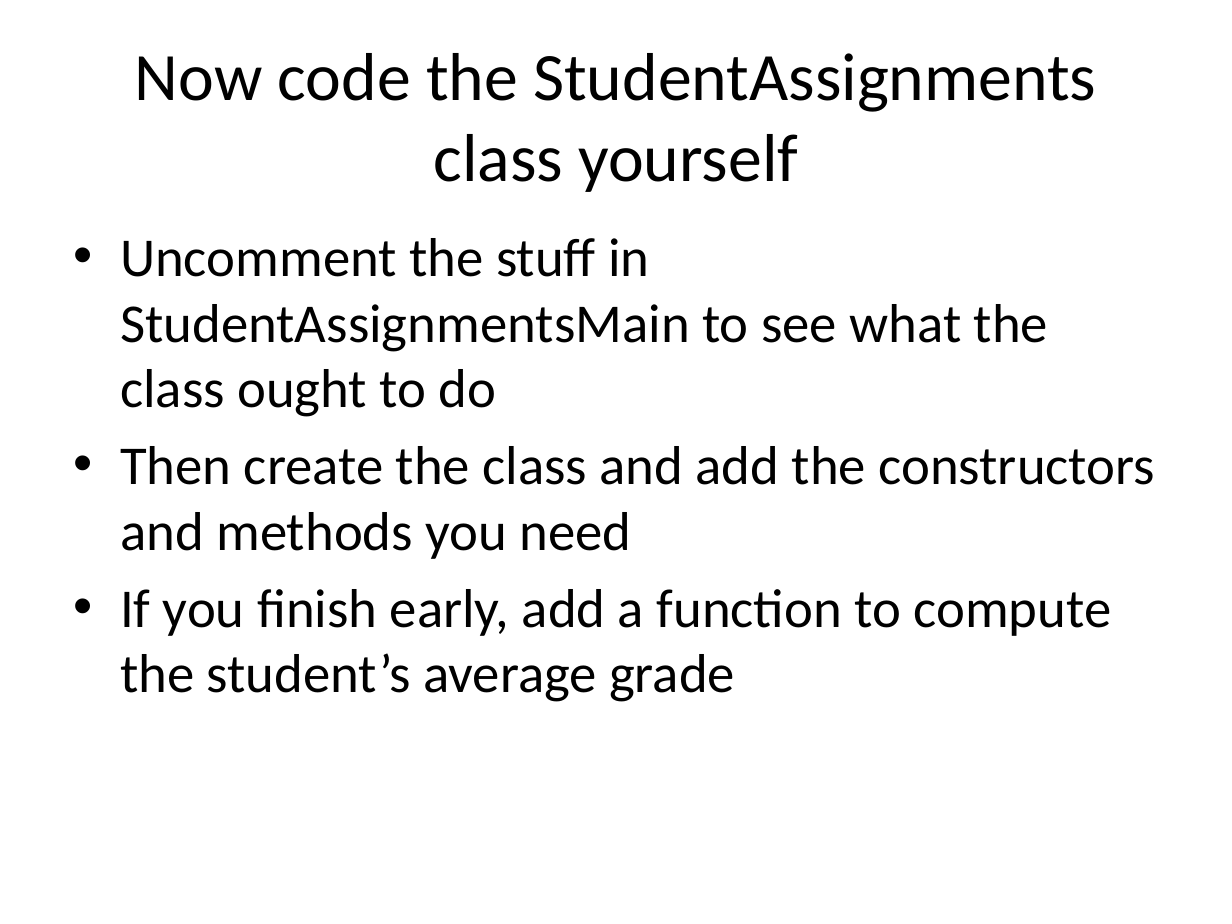
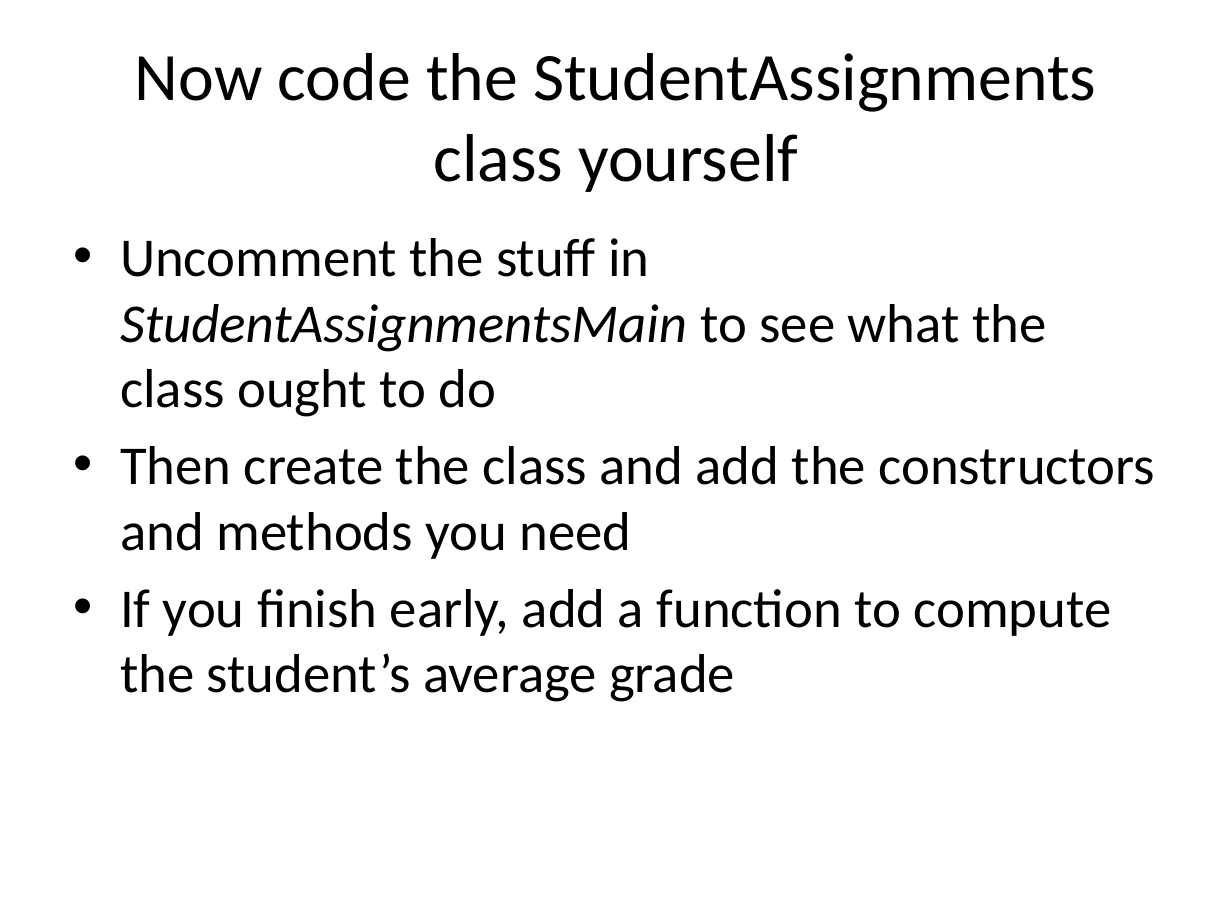
Before and after one commit to RHIT-CSSE/csse220, a slide deck: slide 30 of ClassMaterials/ObjectIntroAndMisc/Slides/ObjectIntroAndMisc.pptx (slide 25 before the commit). Drawn at 1232x924 pixels with LibreOffice and Linux fonts; fonts in the diff are those of the drawing. Boxes give left, top, right and bottom in pixels: in the first picture for what was removed or moved away, otherwise in the second. Text is boxed around its words. In the diff, an @@ line names an element or a change of style, - is before the commit and + after.

```diff
--- a/ClassMaterials/ObjectIntroAndMisc/Slides/ObjectIntroAndMisc.pptx
+++ b/ClassMaterials/ObjectIntroAndMisc/Slides/ObjectIntroAndMisc.pptx
@@ text at (x1=120, y1=238, x2=1046, y2=417): italic on in "StudentAssignmentsMain" @@
```
Also in this commit, not shown: 8 other slides changed, 5 slides added.
